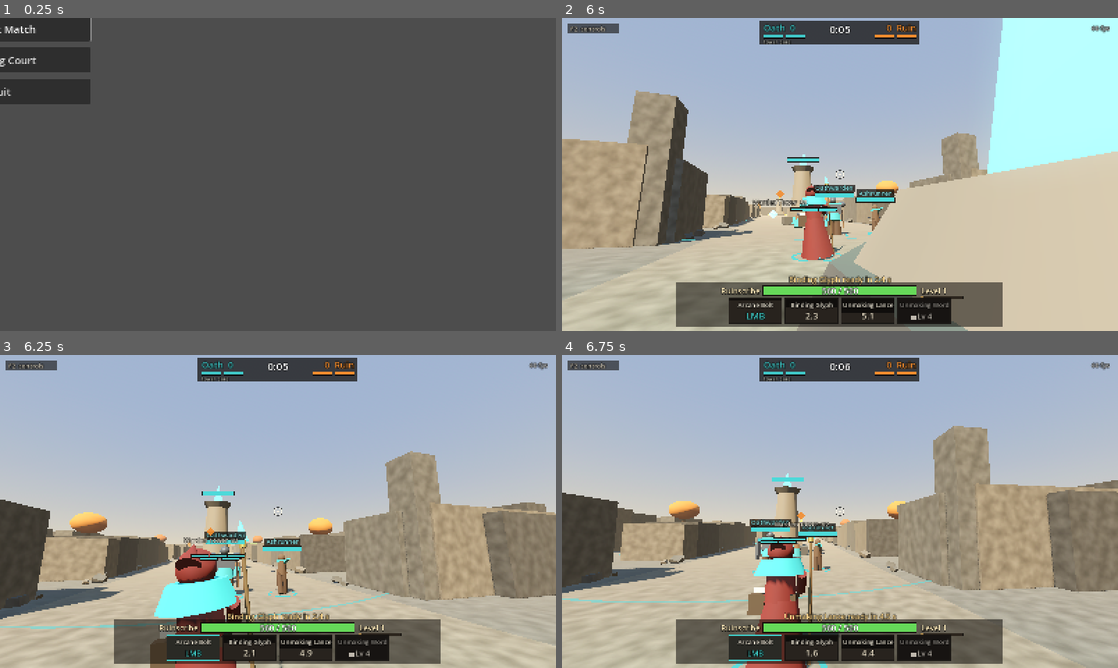
Above: before the commit, frames 1-4 (two rows, left to right).
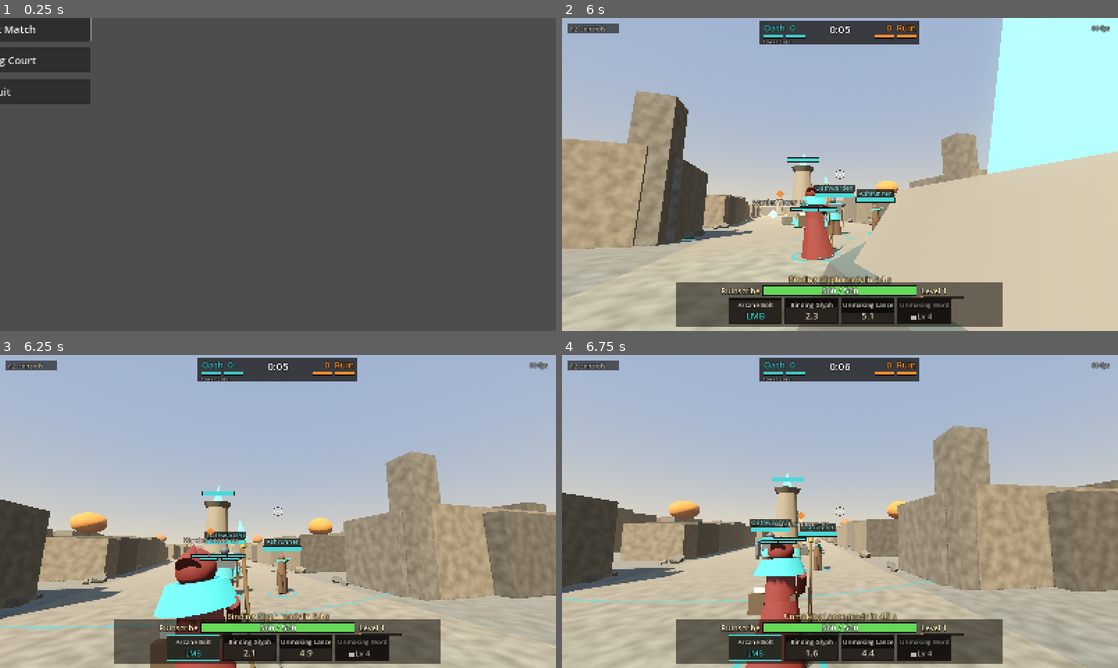
Above: after the commit, the same moments.

Repository: OminaMalum/Oath-and-Ruin
Game: Godot game, scene res://scenes/main.tscn
Same seed, same stepped clock (60 frames per second), same inputs: the game is played once before the commit and once after it.
Inputs (mouse positions are in pixels of both pictures, inside the frame that each line leads up to):
- Up to frame 1 (0.25 s): no input
- Up to frame 2 (6 s): tap Enter at 0.5 s; move the mouse to (812, 237) at 0.52 s; hold Q (ability_1_preview) 0.53-1.28 s; hold W (move_forward) 0.53-2.78 s; click (812, 237) at 0.67 s; move the mouse to (878, 177) at 1.27 s; right-click (878, 177) at 1.35 s; move the mouse to (795, 171) at 2.02 s; tap E (ability_2) at 2.1 s; move the mouse to (845, 174) at 2.77 s; hold A (move_left) 2.78-3.53 s; tap R (ability_3) at 2.85 s; click (845, 174) at 2.92 s; move the mouse to (817, 168) at 3.52 s; press the mouse at (817, 168) at 3.53 s; hold W (move_forward) 3.53-5.78 s; move the mouse to (867, 174) at 4.27 s; release the mouse at (867, 174) at 4.28 s; tap 2 (upgrade_2) at 4.35 s; move the mouse to (812, 174) at 5.02 s; hold Q (ability_1_preview) 5.03-5.78 s; click (812, 174) at 5.17 s; move the mouse to (851, 168) at 5.77 s; hold D (move_right) from 5.78 s (still down); right-click (851, 168) at 5.85 s
- Up to frame 3 (6.25 s): keep holding D (move_right)
- Up to frame 4 (6.75 s): move the mouse to (834, 517) at 6.52 s; release D (move_right) at 6.53 s; hold W (move_forward) from 6.53 s (still down); tap E (ability_2) at 6.6 s

Frames 1-2 are identical in both runs. In frame 3, 0.2% of the frame differs, in the area x 2-100%, y 33-100%; in frame 4, nothing differs.

Commit message:
Camera: pull the arm in when a low wall hides the champion's body
The spring arm only tested the line to the head, so a wall edge between
the camera and the hips left the body hidden. A second ray to the hips
now shortens the arm (never below 1.6 m) and it eases back out when the
view is clear.

Co-Authored-By: Claude Fable 5.1 <noreply@anthropic.com>
Claude-Session: https://claude.ai/code/session_01K9SmUkA29QzEXmf1q4eRcR

Diff:
--- a/scripts/view/camera_rig.gd
+++ b/scripts/view/camera_rig.gd
@@ -100,6 +100,29 @@
 	var goal := _pivot()
 	global_position = global_position.lerp(goal, 1.0 - exp(-follow_sharpness * delta))
 	rotation = Vector3(pitch, yaw, 0.0)
+	_keep_body_visible(delta)
+
+
+## The spring arm only tests the line to the head. A low wall edge between
+## the camera and the champion's hips left the body hidden while the arm
+## stayed long, so this also tests a ray to the hips and pulls the arm in
+## until that line is clear. It eases back out when the view opens up.
+const HIP_HEIGHT := 0.9
+const ARM_MIN := 1.6
+func _keep_body_visible(delta: float) -> void:
+	if not is_inside_tree():
+		return
+	var space := get_world_3d().direct_space_state
+	var hip := target.get_global_transform_interpolated().origin + Vector3(0, HIP_HEIGHT, 0)
+	var back := -global_transform.basis.z * -1.0  # arm extends along local +Z (SpringArm3D convention)
+	var length := minf(_arm.spring_length + 3.0 * delta, distance)
+	while length > ARM_MIN:
+		var cam := global_position + back * length
+		var q := PhysicsRayQueryParameters3D.create(cam, hip, Unit.LAYER_WORLD | Unit.LAYER_STRUCTURE)
+		if space.intersect_ray(q).is_empty():
+			break
+		length -= 0.3
+	_arm.spring_length = maxf(length, ARM_MIN)
 
 
 ## What the reticle is over: first world or unit surface along the camera
